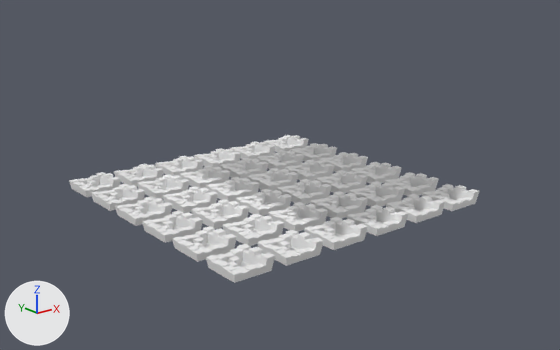
Before and after pictures for a commit that changed the Blender file Assets/town/town.blend.
Camera for both pictures: a camera (50 mm lens) standing at (-38.2, -49.6, 20.9) and looking at (0.1, -1.7, 1.7). Arrows for +X, +Y and +Z are at lower left; the lights stay in place. Objects named as collision shapes, trigger or cutter boxes, shadow casters or lower levels of detail are left out.

Names of what the first picture shows: 'blocks'.
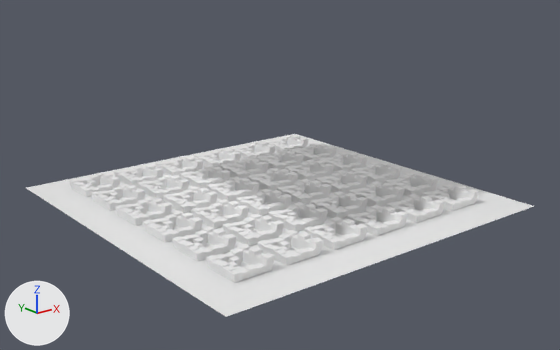
Pixel boxes (x1, y1, x2, y2) of what changed, in the pictures (560 x 350 px):
'Plane.002', shown
    after: (27, 134, 534, 317)

The change, as a diff of the scene's bpy script:
```diff
--- a/Assets/town/town.blend.py
+++ b/Assets/town/town.blend.py
@@ ob_plane_002 @@
 ob_plane_002.location = (0.0, 0.0, -0.55)
-ob_plane_002.hide_set(True)  # its collection is switched off
```
